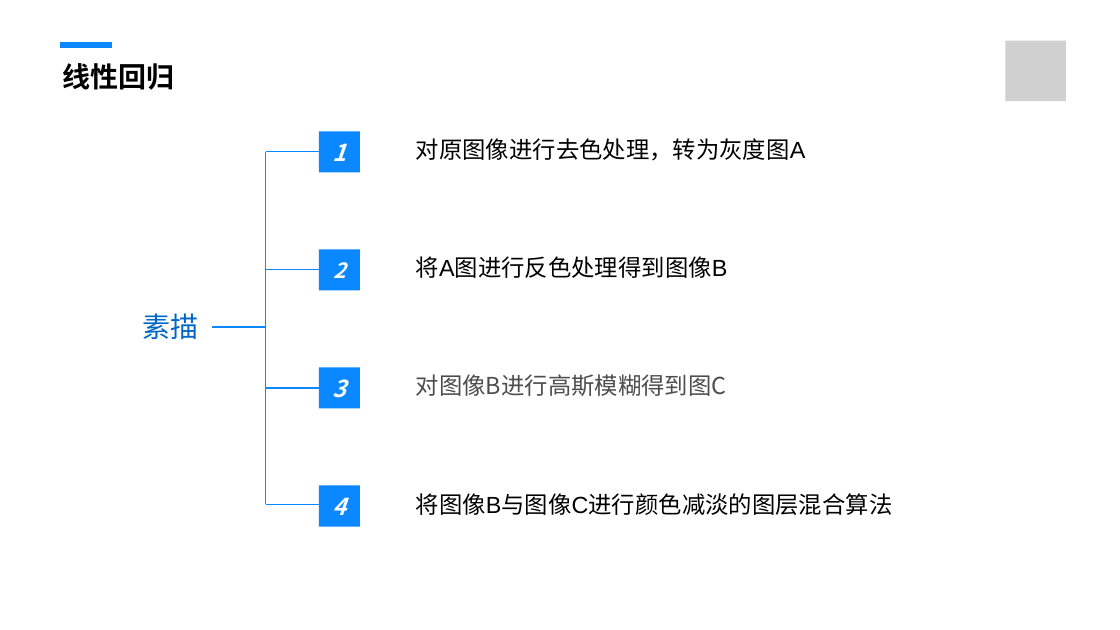
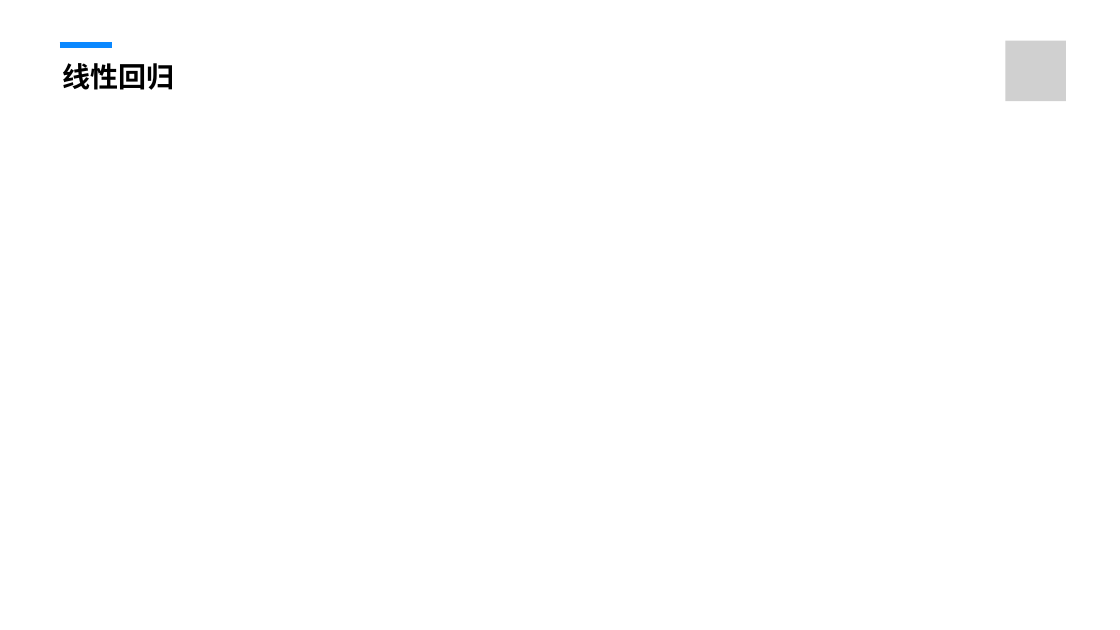
Before and after one commit to fengmian123/mid2rain.github.io, a slide deck: slide 15 of PPT+Word/智能制造质量预测.pptx (slide 13 before the commit). Drawn at 1120x630 pixels with LibreOffice and Linux fonts; fonts in the diff are those of the drawing; grey boxes stand for pictures. Boxes give left, top, right and bottom in pixels: in the first picture for what was removed or moved away, otherwise in the second. Text is boxed around its words. In the diff, an @@ line names an element or a change of style, - is before the commit and + after.

```diff
--- a/PPT+Word/智能制造质量预测.pptx
+++ b/PPT+Word/智能制造质量预测.pptx
@@ rectangle removed at (319, 131, 360, 172) @@
-1
@@ text removed at (416, 138, 806, 161) @@
-对原图像进行去色处理，转为灰度图A
@@ group removed at (266, 152, 360, 527): 3 lines, 2 rectangles @@
-2
-4
@@ line removed from (319, 152) to (266, 152) @@
@@ text removed at (416, 256, 728, 278) @@
-将A图进行反色处理得到图像B
@@ text removed at (143, 313, 199, 340) @@
-素描
@@ line removed from (266, 327) to (213, 327) @@
@@ line removed from (319, 388) to (266, 388) @@
@@ rectangle removed at (319, 367, 360, 408) @@
-3
@@ text removed at (416, 374, 727, 396) @@
-对图像B进行高斯模糊得到图C
@@ text removed at (416, 493, 893, 515) @@
-将图像B与图像C进行颜色减淡的图层混合算法
```
Also in this commit, not shown: 9 other slides changed, 12 slides added, 12 slides removed, 6 other files.
